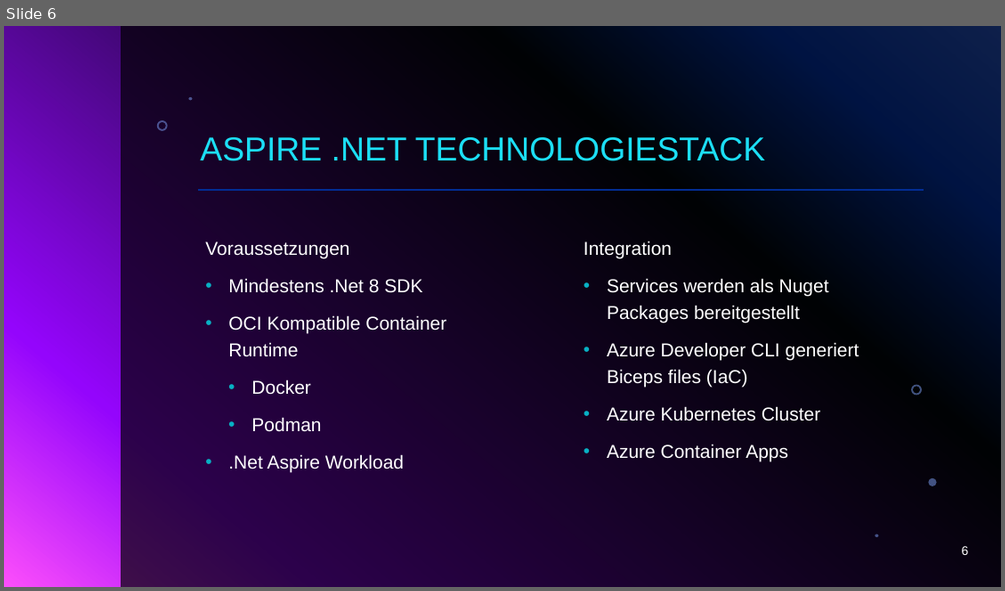
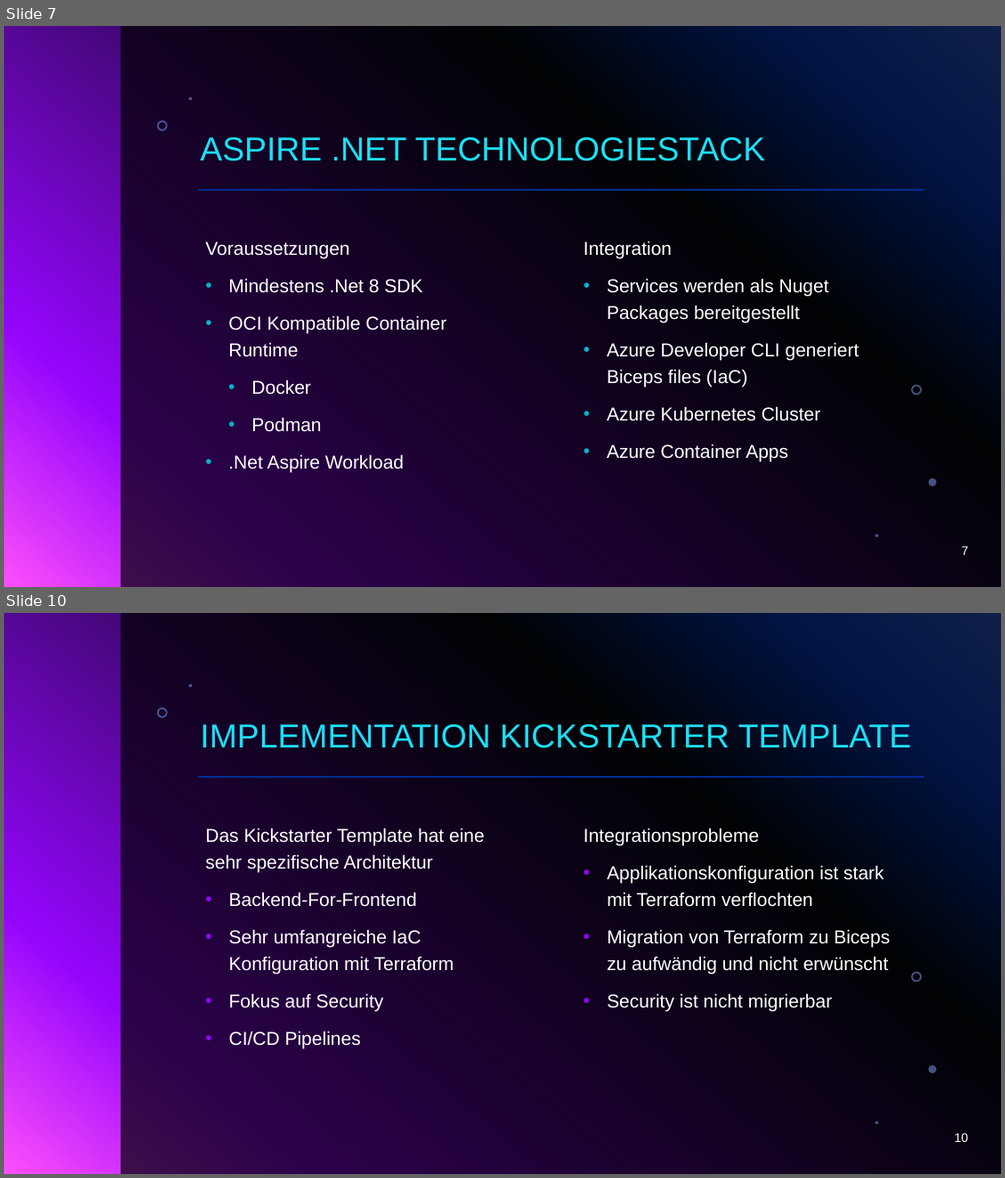
Before and after one commit to zuercheram/aspire-prototype, a slide deck: doc/project-presentation/aspire-semester-arbeit.pptx. Shown one above the other, each under a label of ours: slide 6 before the commit, slides 7 and 10 after it; the slides between them are not shown. The pictures are 1005x591 and 1005x1178 pixels, drawn with LibreOffice and Linux fonts; fonts in the diff are those of the drawing; background and template pictures are left out. Boxes give left, top, right and bottom in pixels: in the first picture for what was removed or moved away, otherwise in the second. Text is boxed around its words. In the diff, an @@ line names an element or a change of style, - is before the commit and + after.

```diff
--- a/doc/project-presentation/aspire-semester-arbeit.pptx
+++ b/doc/project-presentation/aspire-semester-arbeit.pptx
@@ slide 10 added at bbox=[4, 613, 1001, 1174], background gradient #316CFC to #0343DF to #02090E to #9405FC to #FC4EFB; not listed: 7 template elements that a slide beside it also shows @@
@@ title added at bbox=[200, 724, 911, 748], 32 pt, text #1CDFF5 @@
+IMPLEMENTATION KICKSTARTER TEMPLATE
@@ text added at bbox=[205, 827, 485, 1049], 18 pt, text #FFFFFF @@
+Das Kickstarter Template hat eine sehr spezifische Architektur
+• Backend-For-Frontend
+• Sehr umfangreiche IaC Konfiguration mit Terraform
+• Fokus auf Security
+• CI/CD Pipelines
@@ text added at bbox=[583, 827, 890, 1012], 18 pt, text #FFFFFF @@
+Integrationsprobleme
+• Applikationskonfiguration ist stark mit Terraform verflochten
+• Migration von Terraform zu Biceps zu aufwändig und nicht erwünscht
+• Security ist nicht migrierbar
@@ page number added at bbox=[955, 1133, 969, 1142], 12 pt, text #FFFFFF @@
+10
@@ what was slide 6 is now slide 7 @@
@@ page number at bbox=[962, 546, 969, 555]: text changed @@
-6
+7
```
Also in this commit, not shown: 2 slides changed, 5 other slides added, 5 slides removed.
